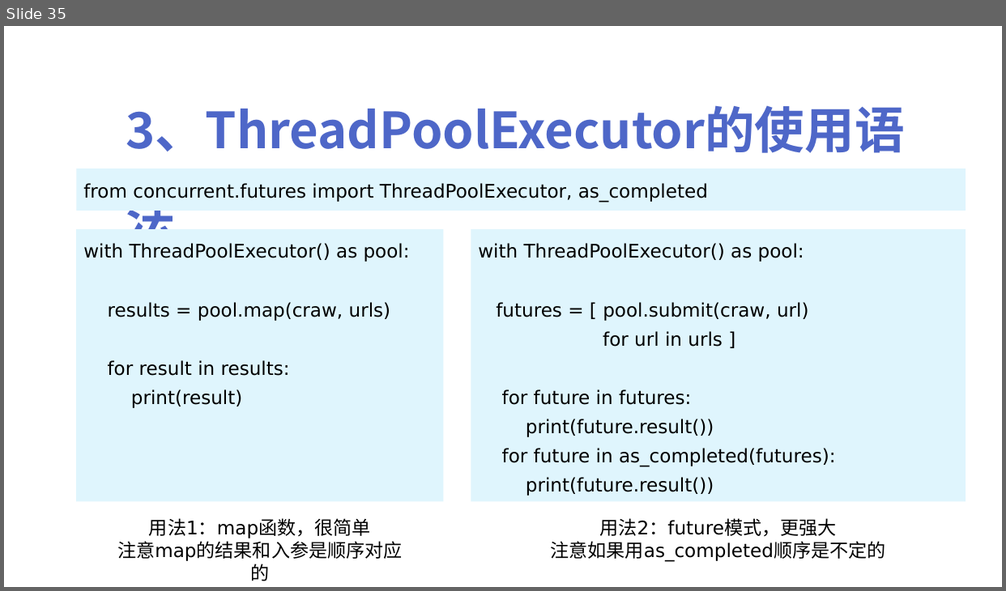
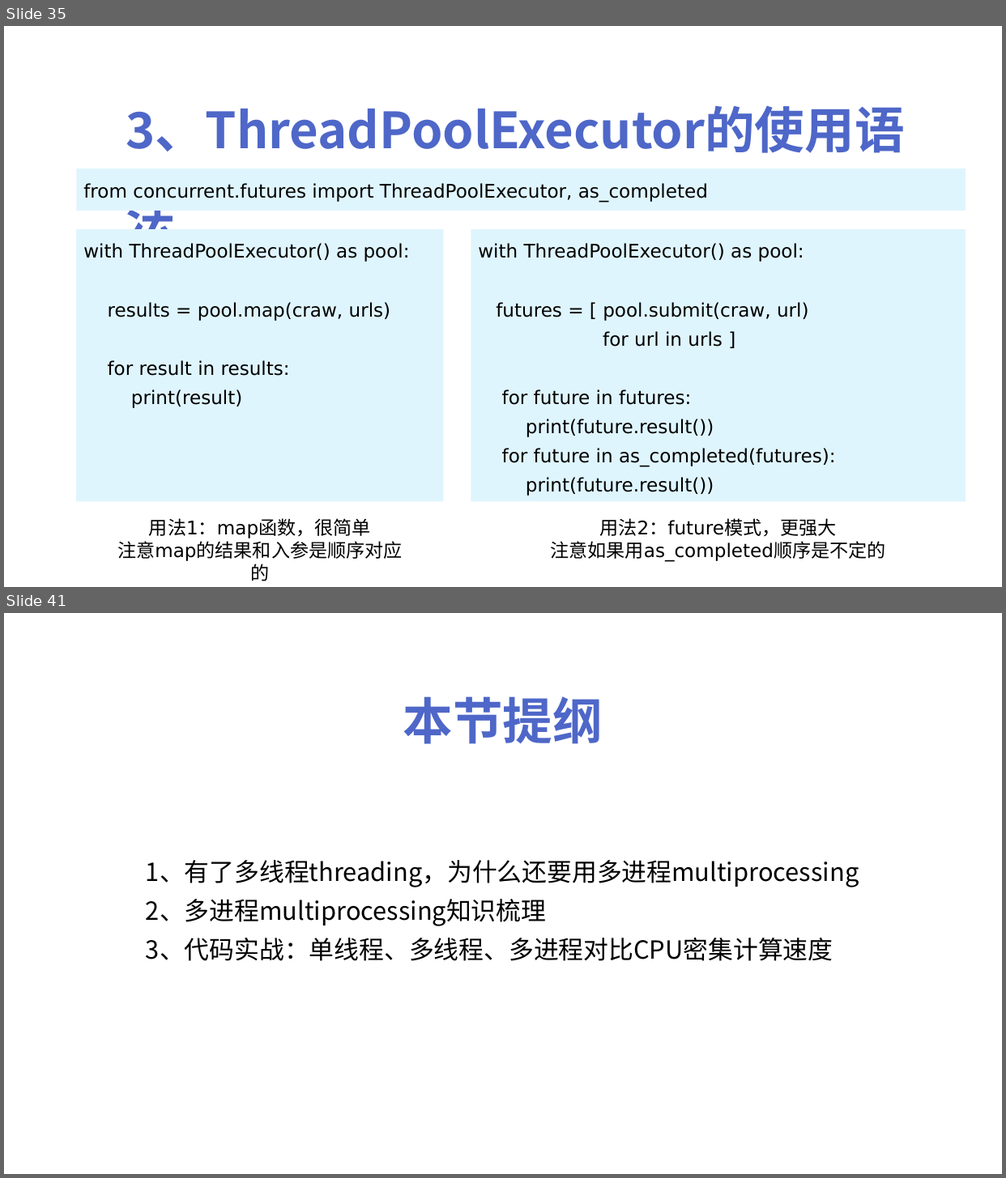
Before and after one commit to peiss/ant-learn-python-concurrent, a slide deck: Python并发编程简介.pptx. Shown one above the other, each under a label of ours: slide 35 before the commit, slides 35 and 41 after it; the slides between them are not shown. The pictures are 1006x591 and 1006x1178 pixels, drawn with LibreOffice and Linux fonts; fonts in the diff are those of the drawing. Boxes give left, top, right and bottom in pixels: in the first picture for what was removed or moved away, otherwise in the second. Text is boxed around its words. In the diff, an @@ line names an element or a change of style, - is before the commit and + after.

```diff
--- a/Python并发编程简介.pptx
+++ b/Python并发编程简介.pptx
@@ slide 41 added at (4, 613, 1002, 1174), background #FFFFFF @@
@@ text added at (403, 696, 603, 744), 48 pt, text #4E67C8, bold @@
+本节提纲
@@ text added at (146, 860, 859, 961), 24 pt, text #000000 @@
+1、有了多线程threading，为什么还要用多进程multiprocessing
+2、多进程multiprocessing知识梳理
+3、代码实战：单线程、多线程、多进程对比CPU密集计算速度
```
Also in this commit, not shown: 8 other slides added, 2 other files.
